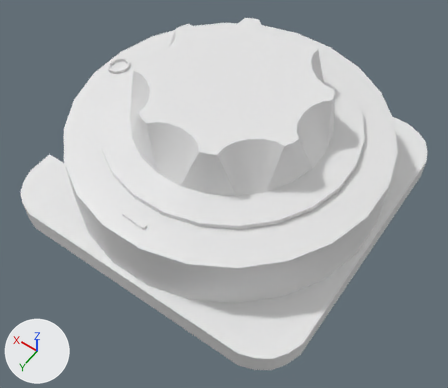
A saved change to the OBJ model tardis/model/interior/interactibles/Rotor_Switch.obj.
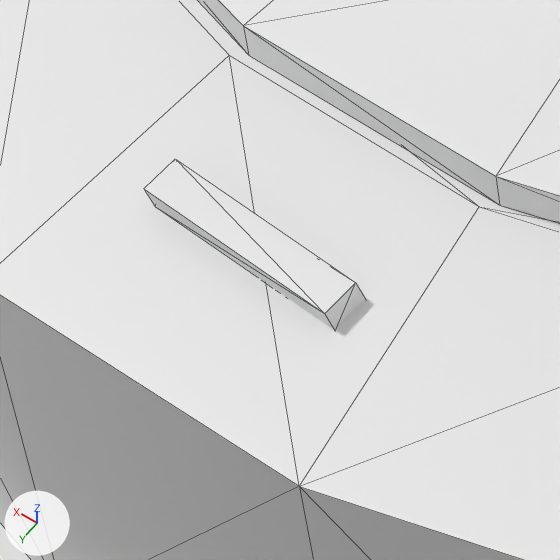
The first picture shows the older version from a 50 mm lens placed at (-2.08, 3.01, 3.89), pointed at (-0.18, 0.35, -0.3). The close-ups show both versions on the part from 23% to 38% of the width and 49% to 66% of the height of that picture; other places that the commit changed are outside them. The axes (+X, +Y, +Z) are drawn at lower left. The lights are the same throughout. The close-ups show mesh edges as thin lines. Where no turn or scale is listed for an object, it has been applied to the vertices. Vertices at the same position are counted once.

The first close-up shows 'Base_Metal', 'Base_Red', 'Lever_Black'.
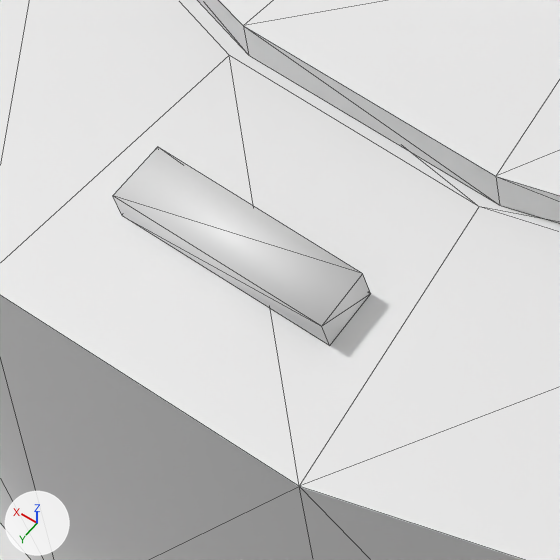
Changed parts and their boxes (x1, y1, x2, y2) in the close-ups (560 x 560 px):
'Base_Red', reshaped
    before: (144, 159, 365, 330)
    after: (113, 147, 371, 346)

Diff of the bpy script that builds the scene:
```diff
--- a/tardis/model/interior/interactibles/Rotor_Switch.obj.py
+++ b/tardis/model/interior/interactibles/Rotor_Switch.obj.py
@@ me_base_red @@
 # used by ob_base_red; location = (0.0, 0.0, 0.0)
-me_base_red.from_pydata(...)  # 168 vertices, 246 faces; spans x -0.1..1.34, y -1.32..1.25, z 0.14..0.2
+me_base_red.from_pydata(...)  # 168 vertices, 246 faces; spans x -0.11..1.34, y -1.35..1.26, z 0.14..0.21
+# me_base_red part 1: the loose piece of 8 vertices spanning x -0.1..0.11, y 1.2..1.25, z 0.15..0.18 is rebuilt with 8 vertices and now spans x -0.11..0.13, y 1.2..1.26, z 0.15..0.19
```
